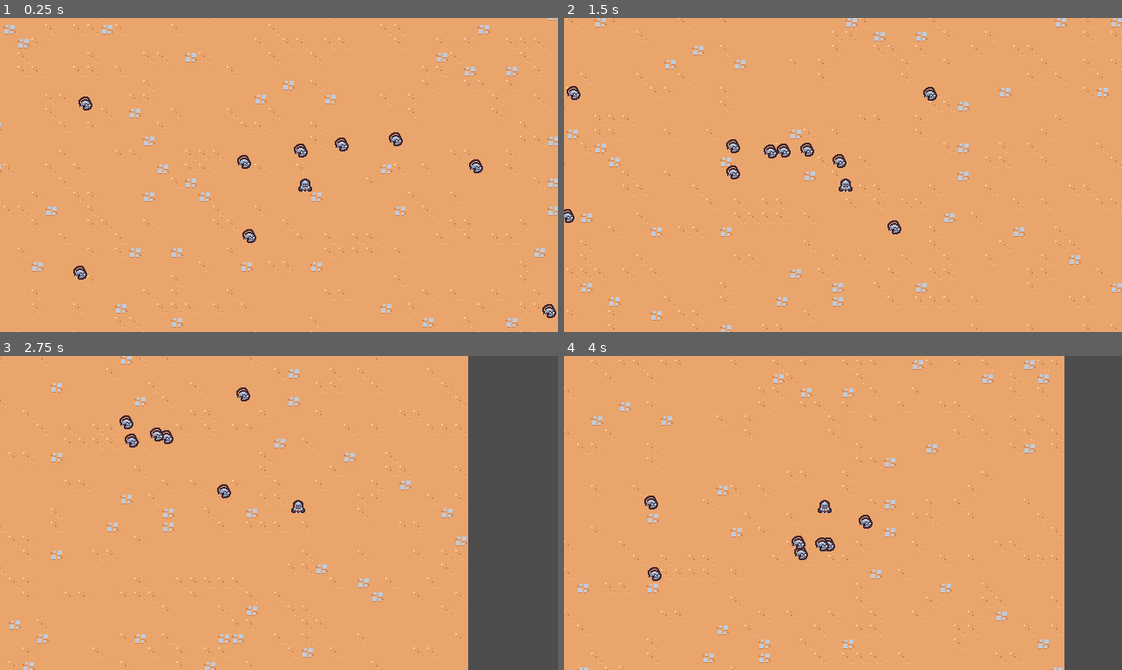
Above: before the commit, frames 1-4 (two rows, left to right).
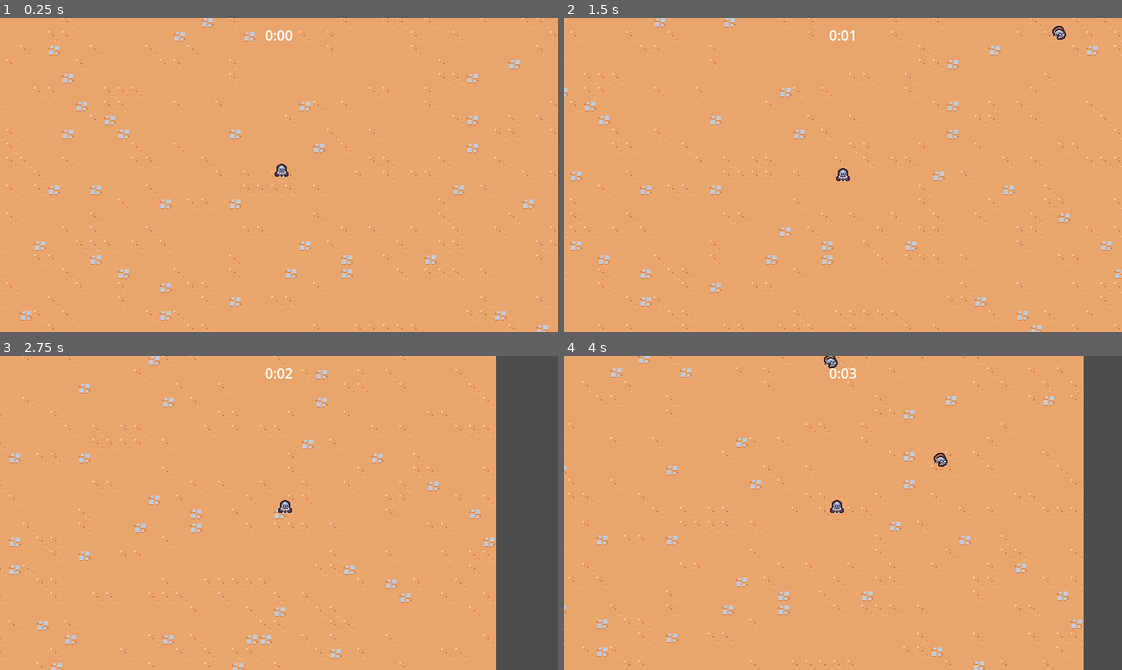
Above: after the commit, the same moments.

Repository: viniciusflyssak/survivors_2d
Game: Godot game, scene res://Scenes/Main/Main.tscn
Same seed, same stepped clock (60 frames per second), same inputs: the game is played once before the commit and once after it.
Inputs:
- Up to frame 1 (0.25 s): no input
- Up to frame 2 (1.5 s): hold D (Move_right) 0.53-1.28 s; hold S (Move_down) from 1.28 s (still down)
- Up to frame 3 (2.75 s): release S (Move_down) at 2.03 s; hold D (Move_right) from 2.03 s (still down)
- Up to frame 4 (4 s): release D (Move_right) at 2.78 s; hold W (Move_up) 2.78-3.53 s; hold A (Move_left) from 3.53 s (still down)

The runs differ from the first frame. In frame 1, 5.6% of the frame differs, in the area x 0-100%, y 0-100%; in frame 2, 5.5%; in frame 3, 9.5%, in the area x 0-89%, y 0-100%; in frame 4, 8.2%.

Commit message:
Enemies automatically spawn, timer showed in the screen and many others upgrades.

Diff:
--- a/Scenes/Main/Main.tscn
+++ b/Scenes/Main/Main.tscn
@@ -1,11 +1,20 @@
-[gd_scene load_steps=5 format=3 uid="uid://boxb2latcsonj"]
+[gd_scene load_steps=7 format=3 uid="uid://boxb2latcsonj"]
 
 [ext_resource type="PackedScene" uid="uid://bcftwjw8ies82" path="res://Scenes/game_camera/game_camera.tscn" id="1_chvg0"]
 [ext_resource type="TileSet" uid="uid://4r21d25d7wv6" path="res://Resources/TileSet.tres" id="1_d3ft2"]
+[ext_resource type="PackedScene" uid="uid://d3plqpx120r" path="res://Scenes/manager/enemy_manager.tscn" id="1_exbbv"]
 [ext_resource type="PackedScene" uid="uid://c6vsf3vl7aw2i" path="res://Scenes/Player/player.tscn" id="1_vqecy"]
-[ext_resource type="PackedScene" uid="uid://bwp5fs26mgrnj" path="res://Scenes/basic_enemy/basic_enemy.tscn" id="4_cgw6j"]
+[ext_resource type="PackedScene" uid="uid://c4uawf1gcm80a" path="res://Scenes/ui/arena_timer_ui.tscn" id="5_fl04j"]
+[ext_resource type="PackedScene" uid="uid://djqh4v0xs3xo" path="res://Scenes/manager/arena_time_manager.tscn" id="6_n0aul"]
 
 [node name="Main" type="Node"]
+
+[node name="ArenaTimerUi" parent="." node_paths=PackedStringArray("arena_time_manager") instance=ExtResource("5_fl04j")]
+arena_time_manager = NodePath("../ArenaTimeManager")
+
+[node name="ArenaTimeManager" parent="." instance=ExtResource("6_n0aul")]
+
+[node name="EnemyManager" parent="." instance=ExtResource("1_exbbv")]
 
 [node name="GameCamera" parent="." instance=ExtResource("1_chvg0")]
 
@@ -16,34 +25,4 @@
 layer_0/tile_data = PackedInt32Array(-65540, 1, 4, -4, 1, 4, 65532, 393217, 3, 131068, 1, 4, 196604, 1, 4, 196605, 6553 …(30963 unchanged characters)…
 
 [node name="Player" parent="." instance=ExtResource("1_vqecy")]
-position = Vector2(361, 226)
-
-[node name="BasicEnemy" parent="." instance=ExtResource("4_cgw6j")]
-position = Vector2(283, 293)
-
-[node name="BasicEnemy2" parent="." instance=ExtResource("4_cgw6j")]
-position = Vector2(415, 162)
-
-[node name="BasicEnemy3" parent="." instance=ExtResource("4_cgw6j")]
-position = Vector2(482, 161)
-
-[node name="BasicEnemy4" parent="." instance=ExtResource("4_cgw6j")]
-position = Vector2(576, 199)
-
-[node name="BasicEnemy5" parent="." instance=ExtResource("4_cgw6j")]
-position = Vector2(354, 164)
-
-[node name="BasicEnemy6" parent="." instance=ExtResource("4_cgw6j")]
-position = Vector2(274, 189)
-
-[node name="BasicEnemy7" parent="." instance=ExtResource("4_cgw6j")]
-position = Vector2(92, 122)
-
-[node name="BasicEnemy8" parent="." instance=ExtResource("4_cgw6j")]
-position = Vector2(709, 111)
-
-[node name="BasicEnemy9" parent="." instance=ExtResource("4_cgw6j")]
-position = Vector2(85, 330)
-
-[node name="BasicEnemy10" parent="." instance=ExtResource("4_cgw6j")]
-position = Vector2(658, 375)
+position = Vector2(427, 281)
--- a/Scenes/Player/player.gd
+++ b/Scenes/Player/player.gd
@@ -1,6 +1,8 @@
 extends CharacterBody2D
 
-const MAX_SPEED = 200
+const MAX_SPEED = 125
+
+const ACCELERATION_SMOOTHING = 25
 
 # Called when the node enters the scene tree for the first time.
 func _ready():
@@ -11,7 +13,10 @@
 func _process(delta):
 	var movement_vector = get_movement_vector()
 	var direction = movement_vector.normalized()
-	velocity = direction * MAX_SPEED
+	var target_velocity = direction * MAX_SPEED
+
+	velocity = velocity.lerp(target_velocity, 1 - exp(-delta * ACCELERATION_SMOOTHING))
+
 	move_and_slide()
 
 func get_movement_vector():
--- a/Scenes/Player/player.tscn
+++ b/Scenes/Player/player.tscn
@@ -9,6 +9,7 @@
 
 [node name="Player" type="CharacterBody2D" groups=["player"]]
 collision_layer = 0
+motion_mode = 1
 script = ExtResource("1_6i6em")
 
 [node name="AbilityManager" type="Node" parent="."]
--- a/Scenes/basic_enemy/basic_enemy.gd
+++ b/Scenes/basic_enemy/basic_enemy.gd
@@ -1,6 +1,6 @@
 extends CharacterBody2D
 
-const MAX_SPEED = 75
+const MAX_SPEED = 50
 
 # Called when the node enters the scene tree for the first time.
 func _ready():
--- a/Scenes/basic_enemy/basic_enemy.tscn
+++ b/Scenes/basic_enemy/basic_enemy.tscn
@@ -9,7 +9,9 @@
 radius = 5.09902
 
 [node name="BasicEnemy" type="CharacterBody2D" groups=["enemy"]]
-collision_layer = 0
+collision_layer = 8
+collision_mask = 9
+motion_mode = 1
 script = ExtResource("1_1xa5k")
 
 [node name="Area2D" type="Area2D" parent="."]
--- a/Scenes/game_camera/game_camera.gd
+++ b/Scenes/game_camera/game_camera.gd
@@ -9,7 +9,7 @@
 # Called every frame. 'delta' is the elapsed time since the previous frame.
 func _process(delta):
 	acquire_taget()
-	global_position = global_position.lerp(target_position, 1.0 - exp(-delta * 10))
+	global_position = global_position.lerp(target_position, 1.0 - exp(-delta * 20))
 
 func acquire_taget():
 	var player_nodes = get_tree().get_nodes_in_group("player")
--- /dev/null
+++ b/Scenes/manager/Timer.gd
@@ -0,0 +1,11 @@
+extends Timer
+
+
+# Called when the node enters the scene tree for the first time.
+func _ready():
+	pass # Replace with function body.
+
+
+# Called every frame. 'delta' is the elapsed time since the previous frame.
+func _process(delta):
+	pass
--- /dev/null
+++ b/Scenes/manager/arena_time_manager.gd
@@ -0,0 +1,6 @@
+extends Node
+
+@onready var timer = $Timer
+
+func get_time_elapsed():
+	return timer.wait_time - timer.time_left
--- /dev/null
+++ b/Scenes/manager/arena_time_manager.tscn
@@ -0,0 +1,11 @@
+[gd_scene load_steps=2 format=3 uid="uid://djqh4v0xs3xo"]
+
+[ext_resource type="Script" path="res://Scenes/manager/arena_time_manager.gd" id="1_utliy"]
+
+[node name="ArenaTimeManager" type="Node"]
+script = ExtResource("1_utliy")
+
+[node name="Timer" type="Timer" parent="."]
+wait_time = 60.0
+one_shot = true
+autostart = true
--- /dev/null
+++ b/Scenes/manager/enemy_manager.gd
@@ -0,0 +1,21 @@
+extends Node
+
+const SPAWN_RADIUS = 350
+
+@export var basic_enemy_scene: PackedScene
+
+# Called when the node enters the scene tree for the first time.
+func _ready():
+	$Timer.timeout.connect(on_timer_timeout)
+
+func on_timer_timeout():
+	var player = get_tree().get_first_node_in_group("player")
+	if (player == null):
+		return
+
+	var random_direction = Vector2.RIGHT.rotated(randf_range(0, TAU))
+	var spawn_position = player.global_position + (random_direction * SPAWN_RADIUS)
+
+	var enemy = basic_enemy_scene.instantiate()
+	get_parent().add_child(enemy)
+	enemy.global_position = spawn_position
--- /dev/null
+++ b/Scenes/manager/enemy_manager.tscn
@@ -0,0 +1,11 @@
+[gd_scene load_steps=3 format=3 uid="uid://d3plqpx120r"]
+
+[ext_resource type="Script" path="res://Scenes/manager/enemy_manager.gd" id="1_lrx6a"]
+[ext_resource type="PackedScene" uid="uid://bwp5fs26mgrnj" path="res://Scenes/basic_enemy/basic_enemy.tscn" id="2_d54nd"]
+
+[node name="EnemyManager" type="Node"]
+script = ExtResource("1_lrx6a")
+basic_enemy_scene = ExtResource("2_d54nd")
+
+[node name="Timer" type="Timer" parent="."]
+autostart = true
--- /dev/null
+++ b/Scenes/ui/arena_timer_ui.gd
@@ -0,0 +1,15 @@
+extends CanvasLayer
+
+@export var arena_time_manager: Node
+@onready var label = $%Label
+
+func _process(delta):
+	if (arena_time_manager == null):
+		return
+	var time_elapsed = arena_time_manager.get_time_elapsed()
+	label.text = format_seconds_to_string(time_elapsed)
+
+func format_seconds_to_string(seconds: float):
+	var minutes = floor(seconds / 60)
+	var remaining_seconds = seconds - (minutes * 60)
+	return str(minutes) + ":" + ("%02d" % floor(remaining_seconds))
--- /dev/null
+++ b/Scenes/ui/arena_timer_ui.tscn
@@ -0,0 +1,22 @@
+[gd_scene load_steps=2 format=3 uid="uid://c4uawf1gcm80a"]
+
+[ext_resource type="Script" path="res://Scenes/ui/arena_timer_ui.gd" id="1_jdd1c"]
+
+[node name="ArenaTimerUi" type="CanvasLayer"]
+script = ExtResource("1_jdd1c")
+
+[node name="MarginContainer" type="MarginContainer" parent="."]
+anchors_preset = 15
+anchor_right = 1.0
+anchor_bottom = 1.0
+grow_horizontal = 2
+grow_vertical = 2
+mouse_filter = 2
+theme_override_constants/margin_top = 8
+
+[node name="Label" type="Label" parent="MarginContainer"]
+unique_name_in_owner = true
+layout_mode = 2
+size_flags_horizontal = 4
+size_flags_vertical = 0
+text = "teste"
--- a/project.godot
+++ b/project.godot
@@ -54,8 +54,8 @@
 2d_physics/layer_1="Terrain"
 2d_physics/layer_2="Player"
 2d_physics/layer_3="Enemy"
+2d_physics/layer_4="EnemyCollision"
 
 [rendering]
 
 textures/canvas_textures/default_texture_filter=0
-2d/snap/snap_2d_transforms_to_pixel=true
Not shown, added: .gitattributes
Not shown, added: .gitignore
